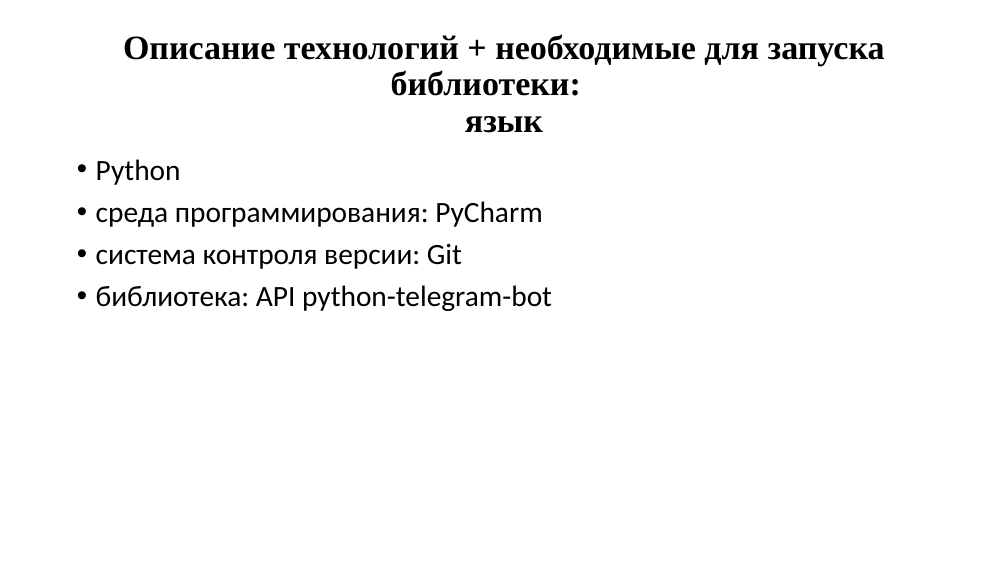
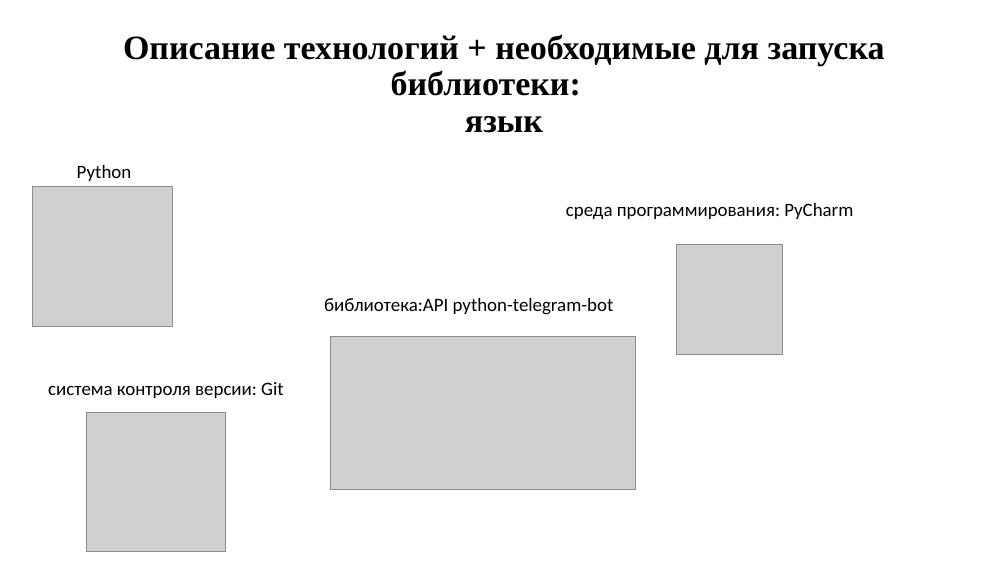
Before and after one commit to hcupakabra/Project_E_N, a slide deck: slide 4 of Project_E_N/бот в телеграмме презентация.pptx. Drawn at 1008x567 pixels with LibreOffice and Linux fonts; fonts in the diff are those of the drawing; grey boxes stand for pictures. Boxes give left, top, right and bottom in pixels: in the first picture for what was removed or moved away, otherwise in the second. Text is boxed around its words. In the diff, an @@ line names an element or a change of style, - is before the commit and + after.

```diff
--- a/Project_E_N/бот в телеграмме презентация.pptx
+++ b/Project_E_N/бот в телеграмме презентация.pptx
@@ text added at (77,165,132,181), 18 pt, text #000000 @@
+Python
@@ text removed at (96,159,552,311) @@
-• Python
-• среда программирования: PyCharm
-• система контроля версии: Git
-• библиотека: API python-telegram-bot
@@ picture added at (33,186,172,326) @@
@@ text added at (566,203,853,219), 18 pt, text #000000 @@
+среда программирования: PyCharm
@@ picture added at (677,244,783,355) @@
@@ text added at (324,298,614,315), 18 pt, text #000000 @@
+библиотека:API python-telegram-bot
@@ picture added at (330,337,636,489) @@
@@ text added at (48,382,284,398), 18 pt, text #000000 @@
+система контроля версии: Git
@@ picture added at (87,413,225,551) @@
```
Also in this commit, not shown: 4 other slides changed, 2 other files.
